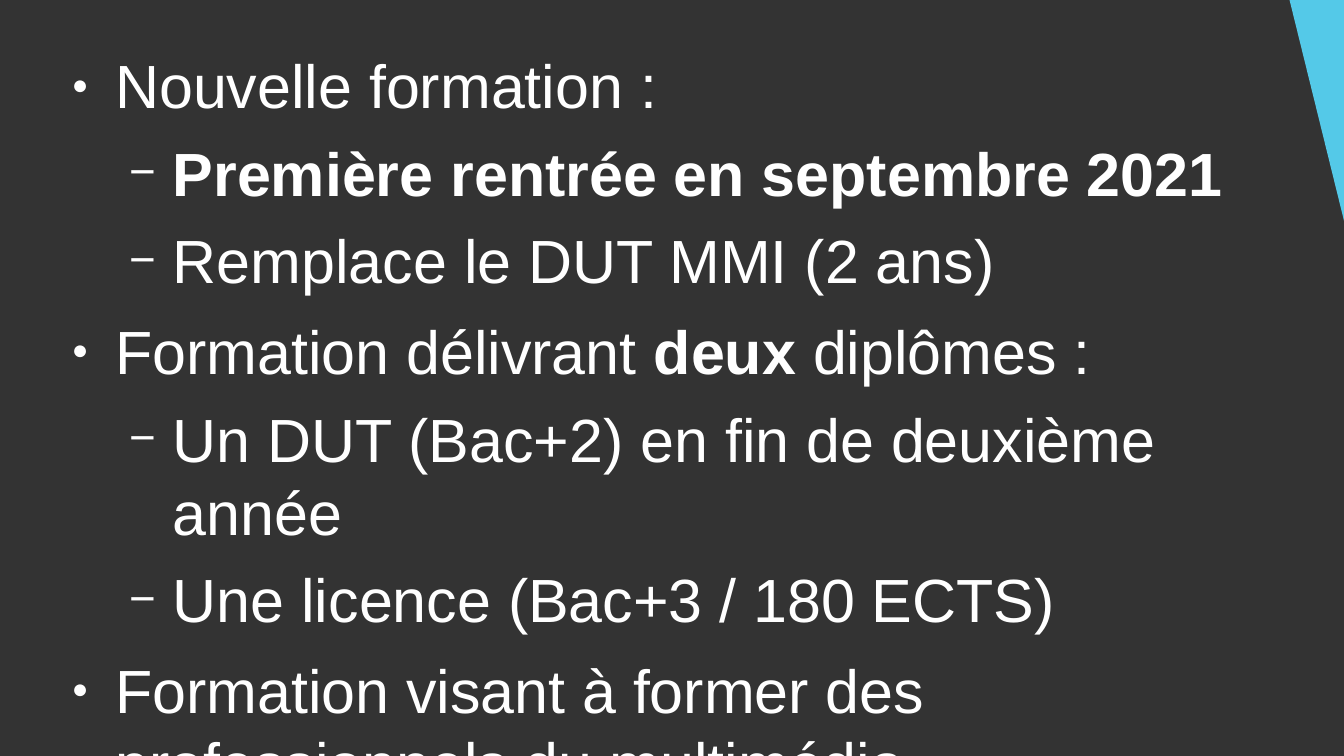
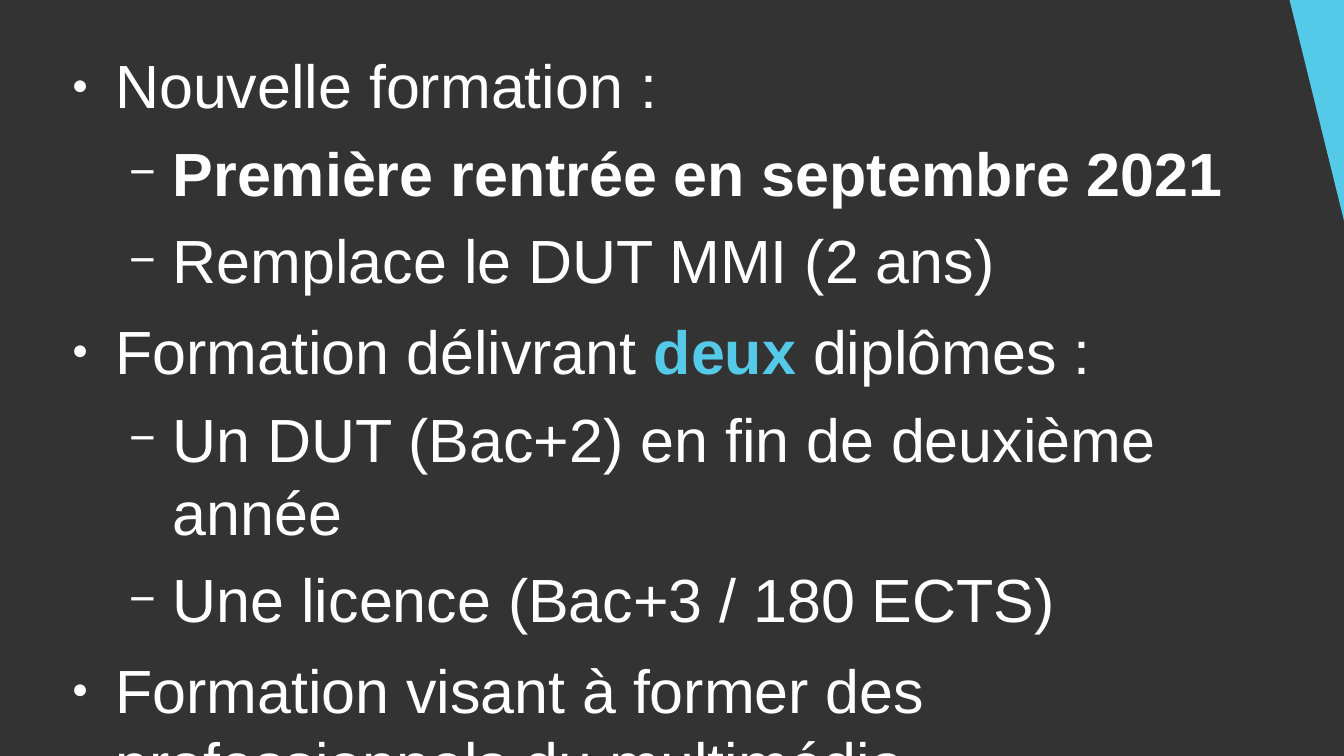
Before and after one commit to DanYellow/cours, a slide deck: slide 4 of presentation-formation-mmi/presentation.odp. Drawn at 1344x756 pixels with LibreOffice and Linux fonts; fonts in the diff are those of the drawing. Boxes give left, top, right and bottom in pixels: in the first picture for what was removed or moved away, otherwise in the second. Text is boxed around its words. In the diff, an @@ line names an element or a change of style, - is before the commit and + after.

```diff
--- a/presentation-formation-mmi/presentation.odp
+++ b/presentation-formation-mmi/presentation.odp
@@ text at (x1=115, y1=329, x2=1057, y2=385): text colour #FFFFFF to #54C9E8 in "deux" @@
```
Also in this commit, not shown: 9 other slides changed, 8 other files.
